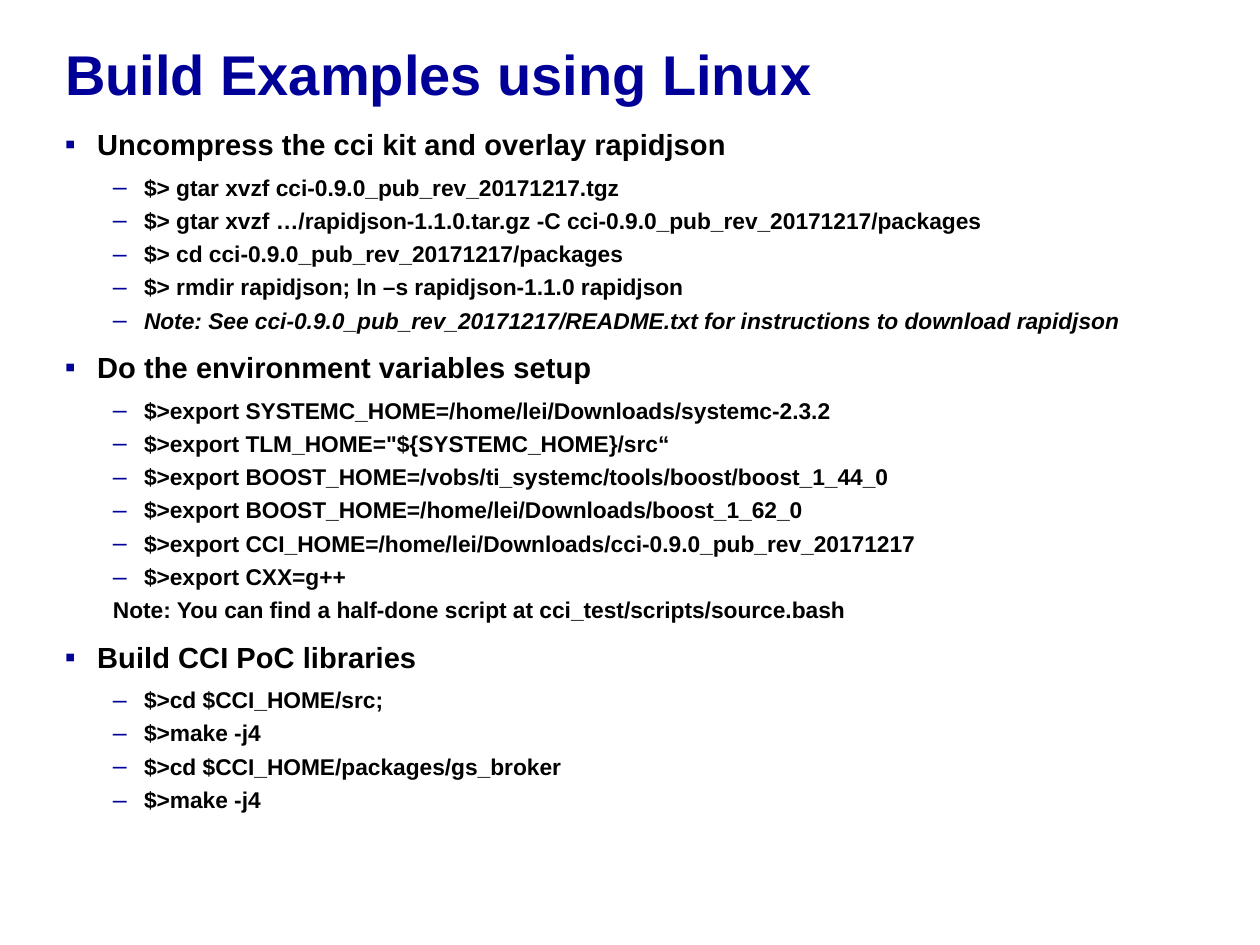
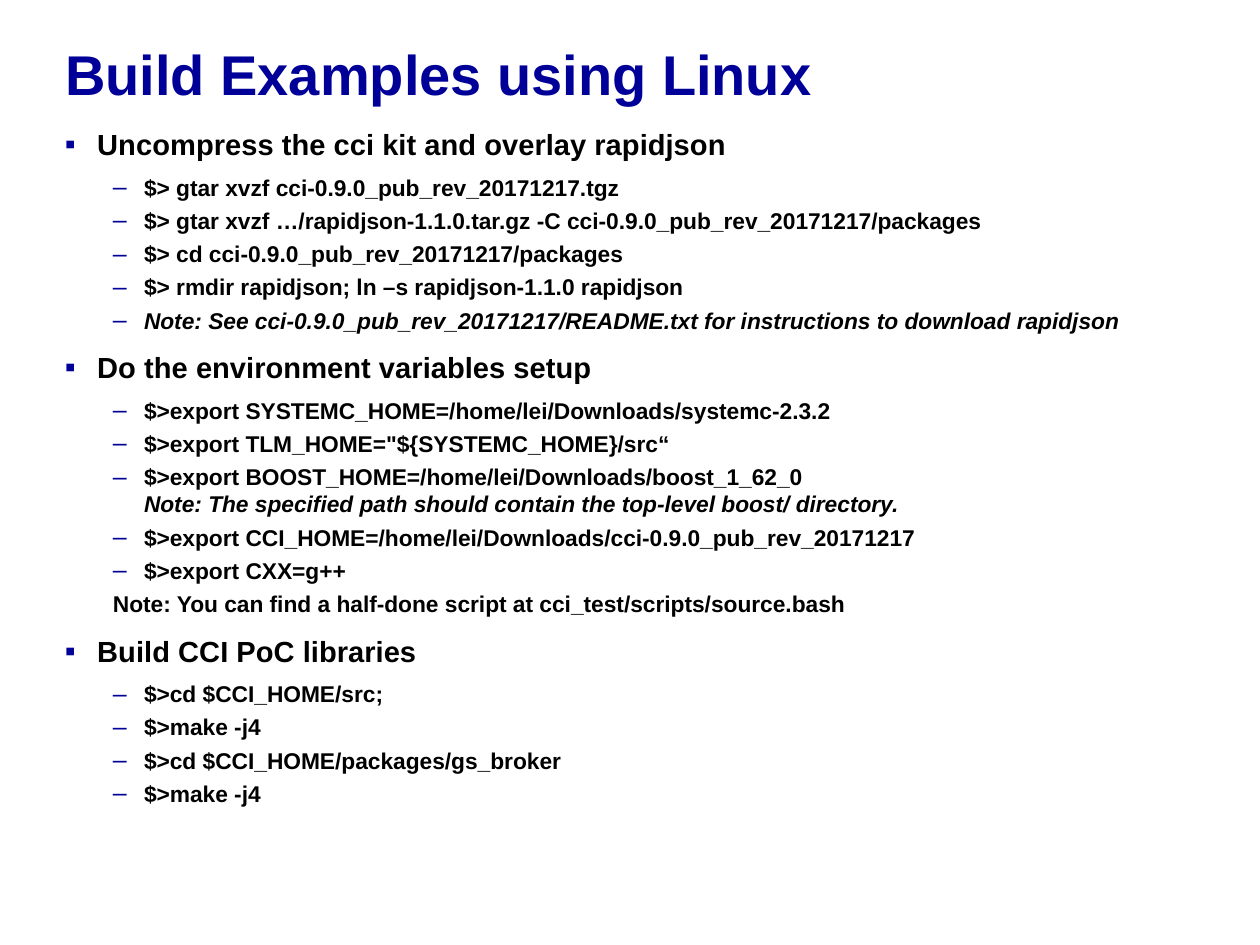
Before and after one commit to accellera-official/cci, a slide deck: slide 3 of examples/Compile_and_Run_CCI_Examples.ppt. Drawn at 1260x945 pixels with LibreOffice and Linux fonts; fonts in the diff are those of the drawing; background and template pictures are left out. Boxes give left, top, right and bottom in pixels: in the first picture for what was removed or moved away, otherwise in the second. Text is boxed around its words. In the diff, an @@ line names an element or a change of style, - is before the commit and + after.

Commit message:
Cleanup to address public review feedback from Ericsson & Cadence
Example8: use <cci_configuration> form for #include.
Compile_and_Run_CCI_Examples.ppt: add clarifying not about BOOST_HOME
and include reference to examples/README.txt.
Consistently report simulation start/stop in all examples.
In the process also (1) removed tabs from logfiles to avoid whitespace
descrepancies across Win/Linux, (2) updated metadata (Author, Title) for
PPT files, and (3) removed duplciated info in scripts/README_CCI.txt.

```diff
--- a/examples/Compile_and_Run_CCI_Examples.ppt
+++ b/examples/Compile_and_Run_CCI_Examples.ppt
@@ text at (144, 468, 899, 517): text changed; italic on @@
-  – $>export BOOST_HOME=/vobs/ti_systemc/tools/boost/boost_1_44_0
-  – $>export BOOST_HOME=/home/lei/Downloads/boost_1_62_0
+  – $>export BOOST_HOME=/home/lei/Downloads/boost_1_62_0
+    Note: The specified path should contain the top-level boost/ directory.
```
Also in this commit, not shown: 1 other slide changed, 58 other files.
